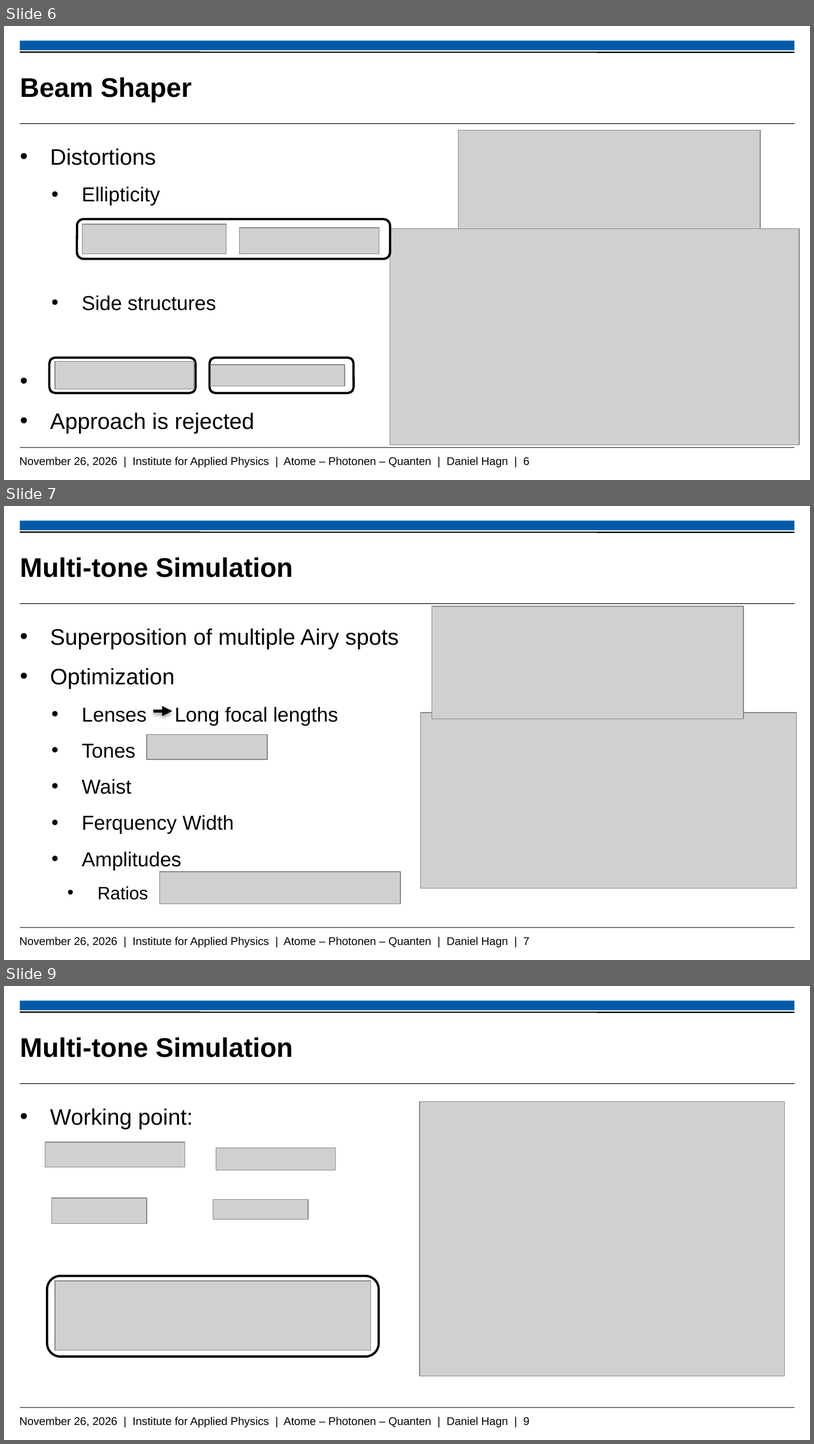
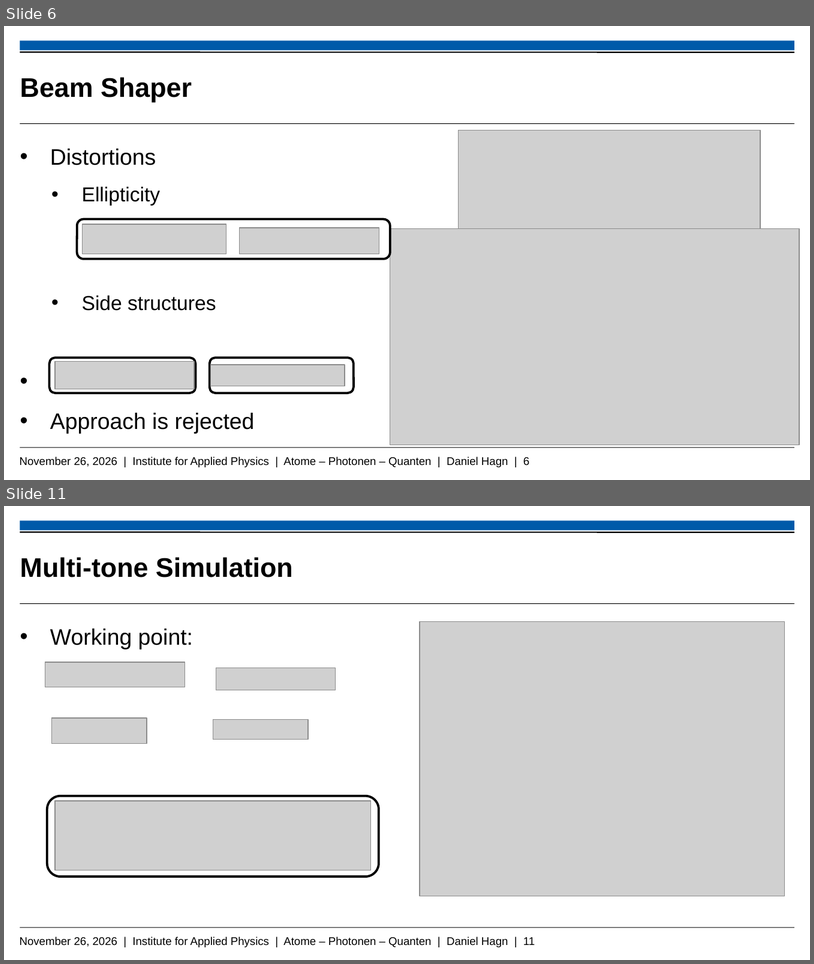
Before and after one commit to Daniel-Hagn-physik/Masterthesis_Backup, a slide deck: Hagn_Daniel_Mastervortrag.pptx. Shown one above the other, each under a label of ours: slides 6, 7 and 9 before the commit, slides 6 and 11 after it; the slides between them are not shown. The pictures are 814x1444 and 814x964 pixels, drawn with LibreOffice and Linux fonts; fonts in the diff are those of the drawing; grey boxes stand for pictures; background and template pictures are left out. Boxes give left, top, right and bottom in pixels: in the first picture for what was removed or moved away, otherwise in the second. Text is boxed around its words. In the diff, an @@ line names an element or a change of style, - is before the commit and + after.

```diff
--- a/Hagn_Daniel_Mastervortrag.pptx
+++ b/Hagn_Daniel_Mastervortrag.pptx
@@ slide 7 removed at <box>4,506,810,960</box>, background #FFFFFF; not listed: 5 template elements that a slide beside it also shows @@
@@ title removed at <box>20,557,293,577</box> @@
-Multi-tone Simulation
@@ picture removed at <box>432,606,743,718</box> @@
@@ text removed at <box>50,628,399,900</box> @@
-• Superposition of multiple Airy spots
-• Optimization
-    • Lenses Long focal lengths
-    • Tones
-    • Waist
-    • Ferquency Width
-    • Amplitudes
-      • Ratios
@@ arrow removed from (153, 711) to (173, 711) @@
@@ picture removed at <box>421,712,797,888</box> @@
@@ picture removed at <box>147,734,267,759</box> @@
@@ picture removed at <box>159,871,401,904</box> @@
@@ what was slide 9 is now slide 11 @@
@@ text at <box>20,936,535,947</box>: text changed @@
-November 26, 2026 | Institute for Applied Physics | Atome – Photonen – Quanten | Daniel Hagn | 9
+November 26, 2026 | Institute for Applied Physics | Atome – Photonen – Quanten | Daniel Hagn | 11
```
Also in this commit, not shown: 6 slides changed, 3 slides added, 1 other slide removed.
